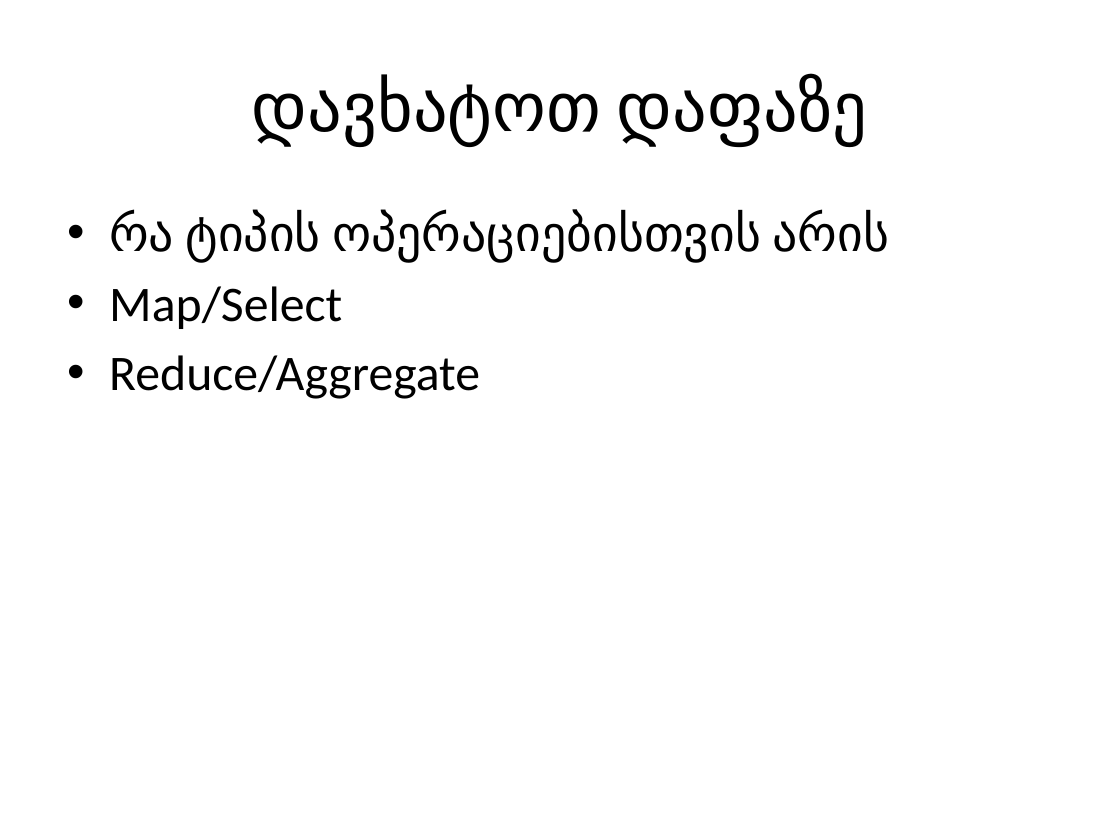
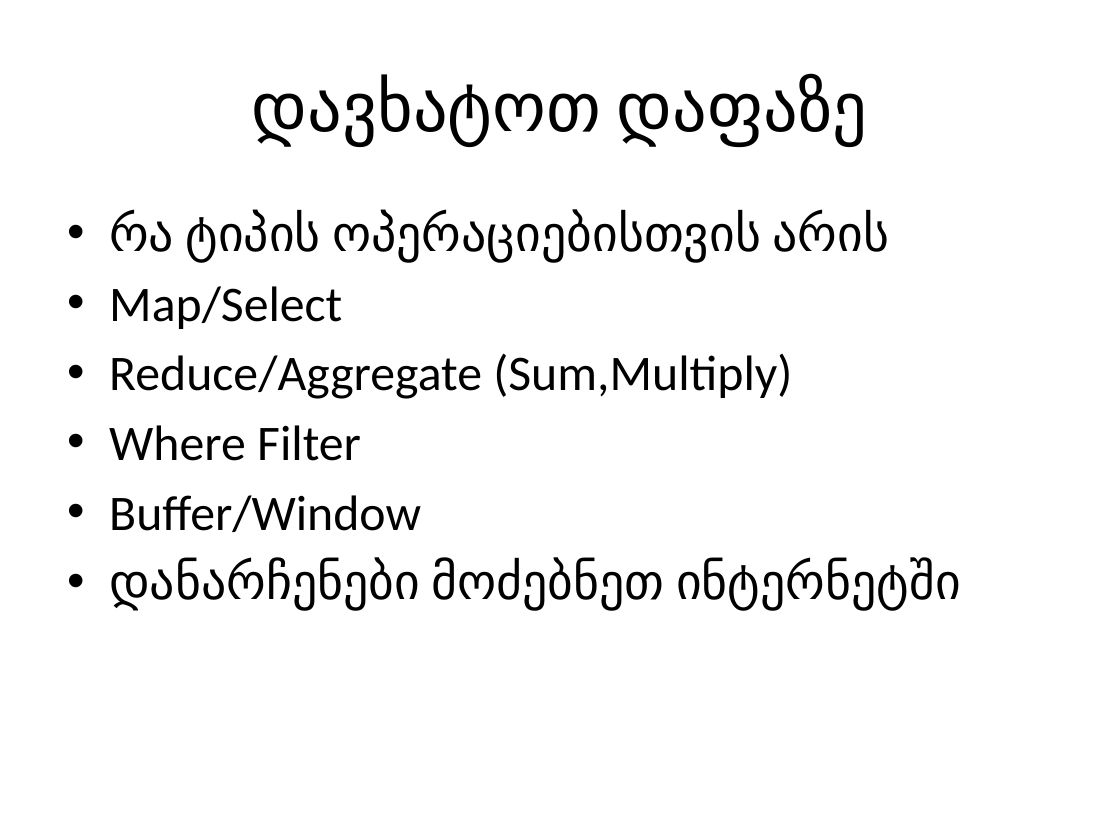
Before and after one commit to AleksandreSukh/RxSeminar, a slide deck: slide 13 of Rx.pptx (slide 10 before the commit). Drawn at 1120x840 pixels with LibreOffice and Linux fonts; fonts in the diff are those of the drawing. Boxes give left, top, right and bottom in pixels: in the first picture for what was removed or moved away, otherwise in the second. Text is boxed around its words. In the diff, an @@ line names an element or a change of style, - is before the commit and + after.

```diff
--- a/Rx.pptx
+++ b/Rx.pptx
@@ text at (109, 353, 961, 611): text changed @@
-• Reduce/Aggregate
+• Reduce/Aggregate (Sum,Multiply)
+• Where Filter
+• Buffer/Window
+• დანარჩენები მოძებნეთ ინტერნეტში
```
Also in this commit, not shown: 3 other slides changed, 5 slides added, 2 slides removed, 1 other file.
